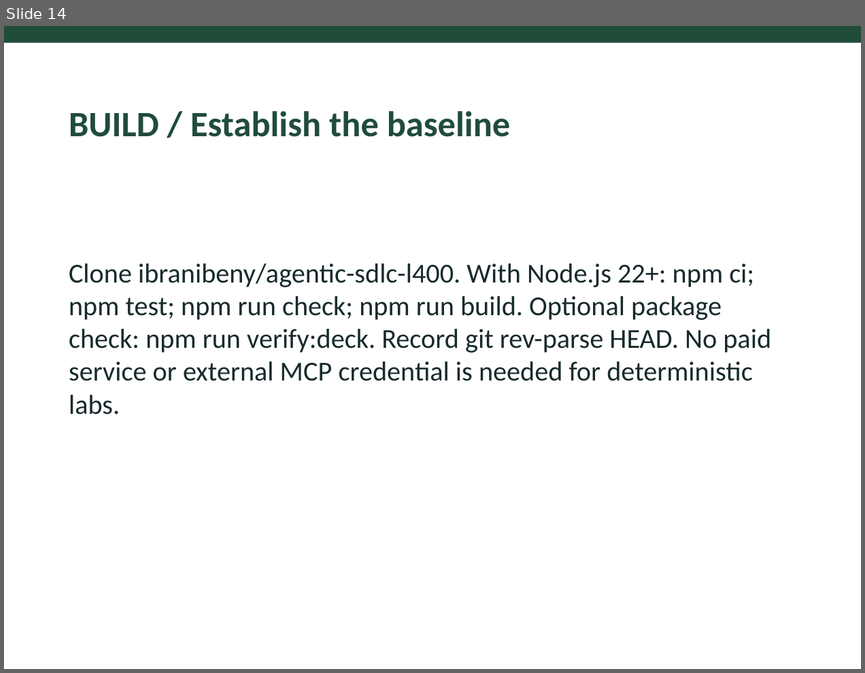
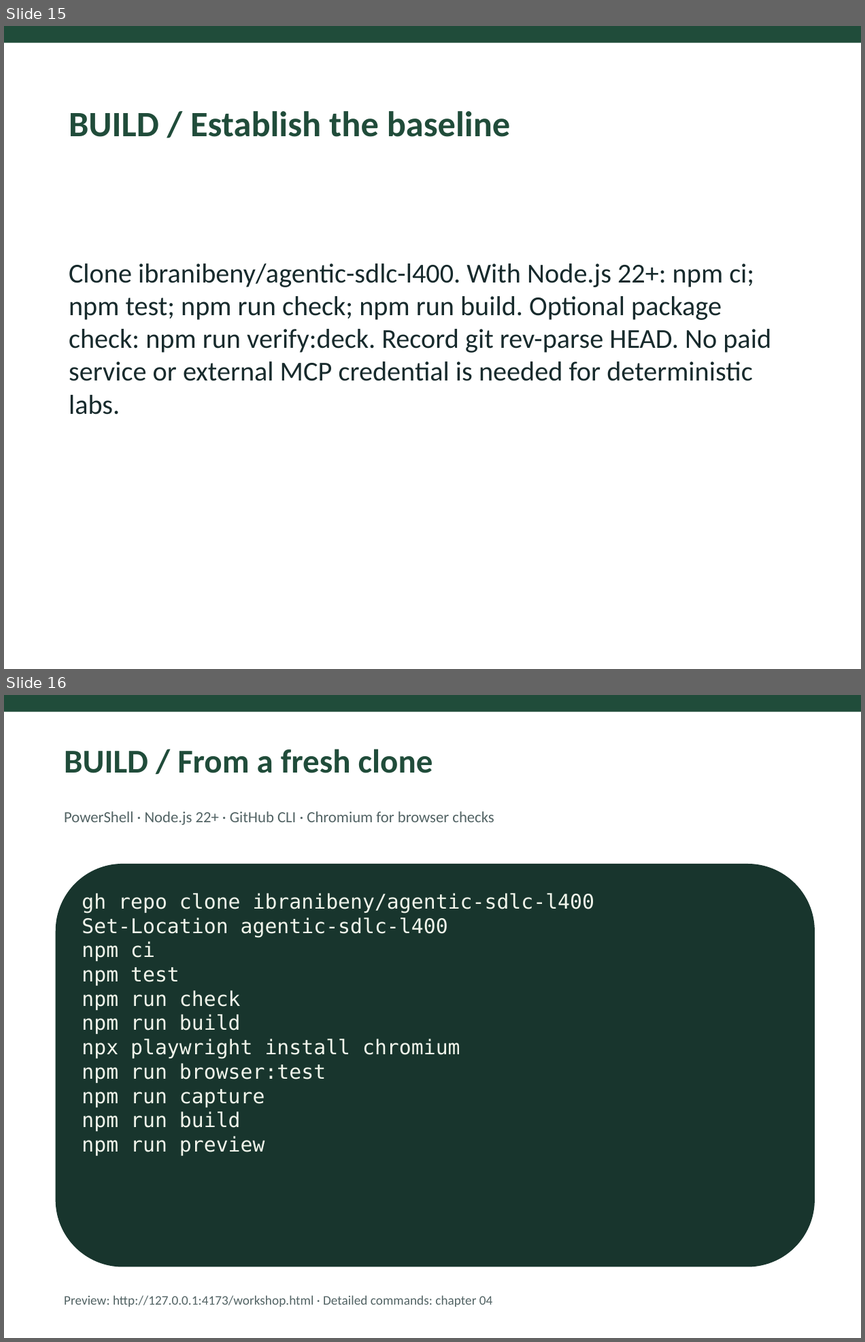
Before and after one commit to ibranibeny/agentic-sdlc-l400, a slide deck: presentations/agentic-sdlc-l400.pptx. Shown one above the other, each under a label of ours: slide 14 before the commit, slides 15 and 16 after it. The pictures are 865x673 and 865x1342 pixels, drawn with LibreOffice and Linux fonts; fonts in the diff are those of the drawing. Boxes give left, top, right and bottom in pixels: in the first picture for what was removed or moved away, otherwise in the second. Text is boxed around its words. In the diff, an @@ line names an element or a change of style, - is before the commit and + after.

```diff
--- a/presentations/agentic-sdlc-l400.pptx
+++ b/presentations/agentic-sdlc-l400.pptx
@@ slide 16 added at bbox=[4, 695, 861, 1338], background #FFFFFF @@
@@ rectangle added at bbox=[4, 695, 861, 712], fill #204C3A @@
@@ text added at bbox=[64, 749, 433, 773], 28 pt, text #204C3A, bold @@
+BUILD / From a fresh clone
@@ text added at bbox=[64, 811, 494, 825], 13 pt, text #526364 @@
+PowerShell · Node.js 22+ · GitHub CLI · Chromium for browser checks
@@ rounded rectangle added at bbox=[56, 864, 815, 1266], fill #18352D @@
@@ text added at bbox=[82, 893, 594, 1155], 17 pt, text #F1F5EB @@
+gh repo clone ibranibeny/agentic-sdlc-l400
+Set-Location agentic-sdlc-l400
+npm ci
+npm test
+npm run check
+npm run build
+npx playwright install chromium
+npm run browser:test
+npm run capture
+npm run build
+npm run preview
@@ text added at bbox=[64, 1295, 493, 1306], 11 pt, text #526364 @@
+Preview: http://127.0.0.1:4173/workshop.html · Detailed commands: chapter 04
@@ what was slide 14 is now slide 15 @@
```
Also in this commit, not shown: 7 other slides added, 3 other files.
